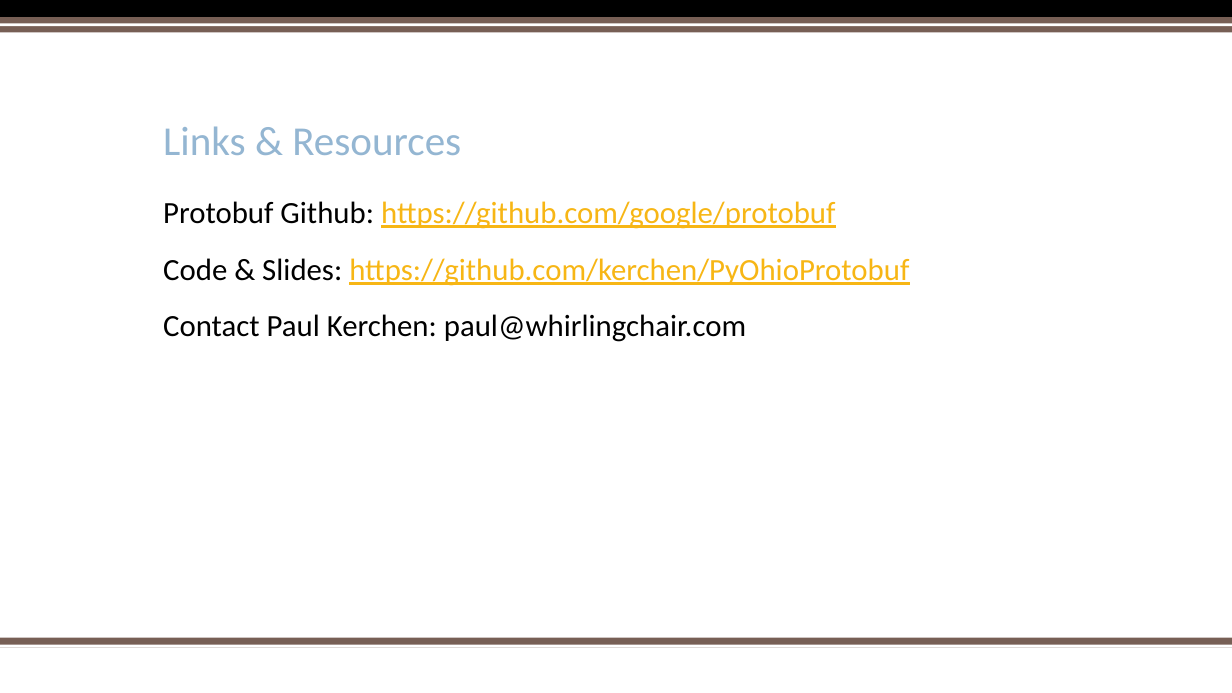
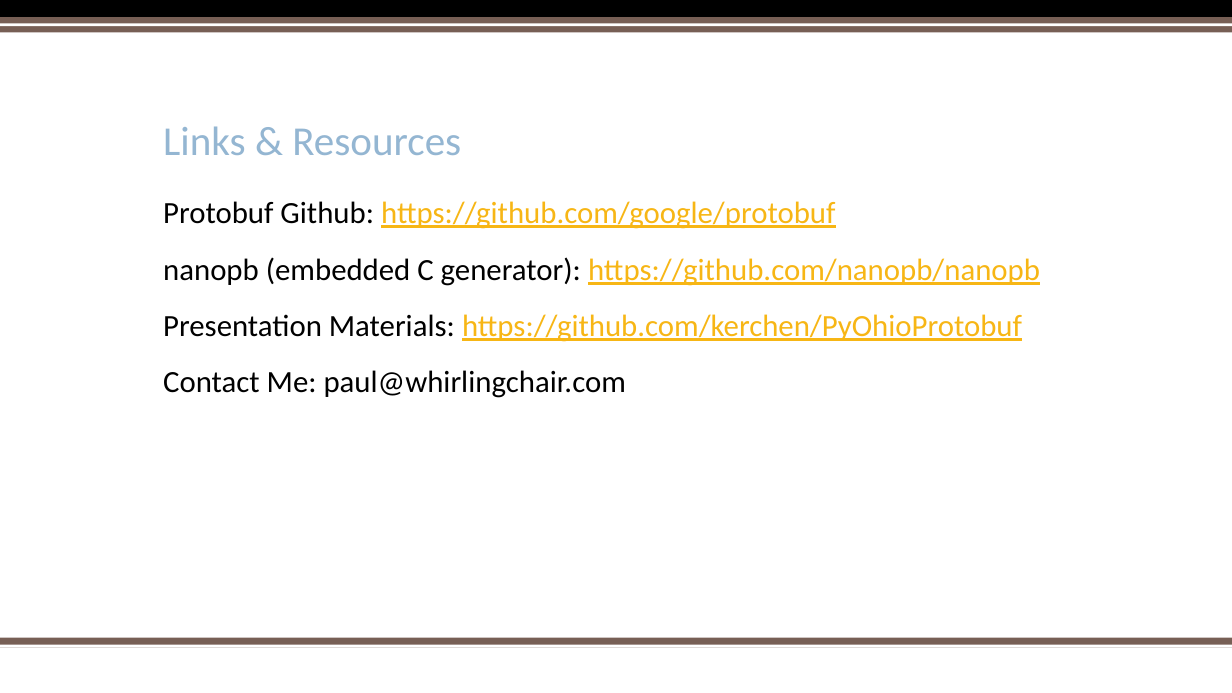
Before and after one commit to kerchen/PyOhioProtobuf, a slide deck: slide 18 of PythonProtobufPyOhio2017.pptx. Drawn at 1232x693 pixels with LibreOffice and Linux fonts; fonts in the diff are those of the drawing; background and template pictures are left out. Boxes give left, top, right and bottom in pixels: in the first picture for what was removed or moved away, otherwise in the second. Text is boxed around its words. In the diff, an @@ line names an element or a change of style, - is before the commit and + after.

```diff
--- a/PythonProtobufPyOhio2017.pptx
+++ b/PythonProtobufPyOhio2017.pptx
@@ text at (163,257,1040,398): text changed @@
-Code & Slides: https://github.com/kerchen/PyOhioProtobuf
-Contact Paul Kerchen: paul@whirlingchair.com
+nanopb (embedded C generator): https://github.com/nanopb/nanopb
+Presentation Materials: https://github.com/kerchen/PyOhioProtobuf
+Contact Me: paul@whirlingchair.com
```
Also in this commit, not shown: 1 other slide changed, 1 slide added, 1 slide removed.
